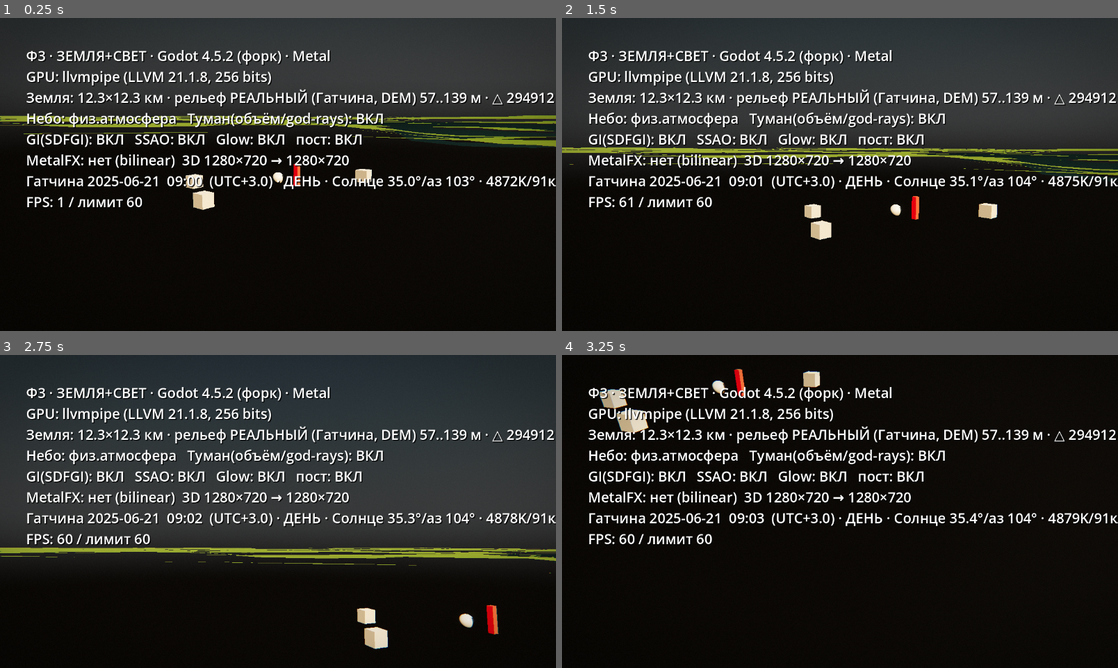
Above: before the commit, frames 1-4 (two rows, left to right).
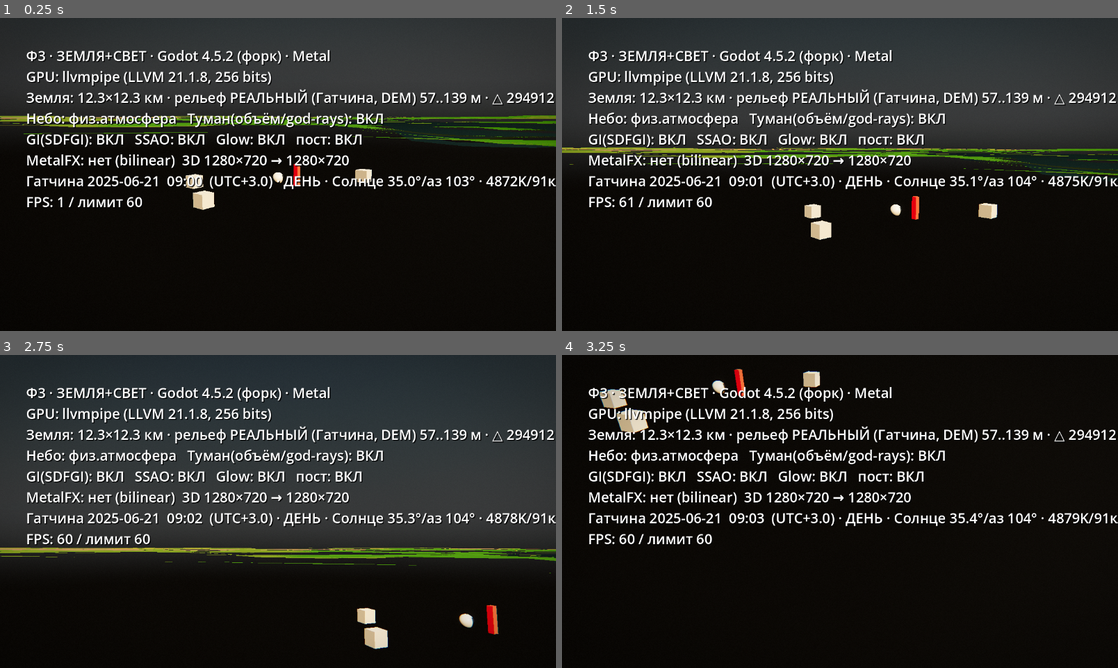
Above: after the commit, the same moments.

Repository: B760m670/mmorpg3dnew
Game: Godot game, scene res://scenes/light_stage.tscn
The game is run twice, just before and just after one commit, with the same random seed, the same clock (stepped at 60 frames per second) and the same inputs.
Inputs (mouse positions are in pixels of both pictures, inside the frame that each line leads up to):
- Up to frame 1 (0.25 s): no input
- Up to frame 2 (1.5 s): move the mouse to (962, 158) at 0.52 s; click (962, 158) at 0.67 s; drag from (728, 190) to (812, 237) at 1.27 s
- Up to frame 3 (2.75 s): tap Enter at 2 s; move the mouse to (333, 442) at 2.02 s; click (333, 442) at 2.17 s
- Up to frame 4 (3.25 s): drag from (812, 574) to (673, 464) at 2.77 s

The runs differ from the first frame. In frame 1, 1.4% of the frame differs, in the area x 0-100%, y 31-42%; in frame 2, 1.3%; in frame 3, 1.2%; in frame 4, nothing differs.

Commit message:
Шаг 2 генплана: поверхность красится по РЕАЛЬНЫМ зонам землепользования
tools/build_zonemap.py: растеризация data/real/landuse.json + вода в карту
классов 1024² (12 м/пиксель): луг/парк/лес/поля/город/вода. Доли по
территории: парк 8.6%, поля 12.4%, город 10.9%, вода 1.2%.

terrain.gdshader: тон поверхности по зоне (выборка zone_tex по мировым XZ,
стохастическое размытие границ ±7 м — без резких швов), вершинный COLOR
теперь несёт атрибуты рельефа (крутизна/низина/шум), из них — грунт на
склонах, сырость в низинах, пятнистость. terrain.gd грузит карту зон в R8.

Известное: лес Зверинца в land_use отсутствует (он в слое land_cover
Overture) — дotяну следующим заходом; настоящие PBR-текстуры лягут поверх
этой же карты зон. Проверка тонов — на устройстве (стенд темнит).

Co-Authored-By: Claude Fable 5 <noreply@anthropic.com>
Claude-Session: https://claude.ai/code/session_011pJt8xA6v8KEwtPnSYGg9D

Diff:
--- a/game2/scripts/world/terrain.gd
+++ b/game2/scripts/world/terrain.gd
@@ -146,26 +146,35 @@
 			tri_count += 2
 	return st.commit()
 
-## цвет земли по склону и НАСТОЯЩЕЙ высоте: трава на пологом, грунт на склонах,
-## сырой тёмный в низинах (озёрные котловины реального рельефа)
+## атрибуты рельефа в вершинном COLOR: r=крутизна, g=низина(сырость), b=шум.
+## Итоговый цвет собирает террейн-шейдер: тон зоны (реальное землепользование)
+## + эти атрибуты.
 func _ground_color(x: float, z: float, y: float, n: Vector3) -> Color:
-	var grass := Color(0.24, 0.32, 0.14)
-	var earth := Color(0.32, 0.25, 0.16)
-	var wet := Color(0.15, 0.18, 0.15)
 	var slope := clampf((1.0 - n.y) * 3.5, 0.0, 1.0)
-	var col := grass.lerp(earth, slope)
 	var v := _ridge.get_noise_2d(x * 0.7, z * 0.7) * 0.5 + 0.5
-	col = col.lerp(col.darkened(0.18), v * 0.5)
+	var lowland := 0.0
 	if real_dem:
 		var habs := y + _h_ref
-		var lowland := clampf((abs_min + 6.0 - habs) / 6.0, 0.0, 1.0)
-		col = col.lerp(wet, lowland * 0.8)
-	return col
+		lowland = clampf((abs_min + 6.0 - habs) / 6.0, 0.0, 1.0)
+	return Color(slope, lowland, v)
+
+const ZONES_PATH := "res://assets/dem/zones_1024.bin"
+const ZONES_N := 1024
 
 func _ground_material() -> ShaderMaterial:
-	# террейн-шейдер: диффуз без зеркалки (не бликует у горизонта), цвет из вершин
+	# террейн-шейдер: зоны реального землепользования + атрибуты рельефа
 	var m := ShaderMaterial.new()
 	m.shader = load("res://shaders/world/terrain.gdshader")
+	var f := FileAccess.open(ZONES_PATH, FileAccess.READ)
+	if f != null:
+		var bytes := f.get_buffer(ZONES_N * ZONES_N)
+		var img := Image.create_from_data(ZONES_N, ZONES_N, false, Image.FORMAT_R8, bytes)
+		m.set_shader_parameter("zone_tex", ImageTexture.create_from_image(img))
+	else:
+		push_warning("[terrain] нет карты зон (%s) — вся земля будет лугом" % ZONES_PATH)
+		var img1 := Image.create(4, 4, false, Image.FORMAT_R8)
+		m.set_shader_parameter("zone_tex", ImageTexture.create_from_image(img1))
+	m.set_shader_parameter("zone_size_m", world_size_m)
 	return m
 
 func report() -> Dictionary:
--- a/game2/shaders/world/terrain.gdshader
+++ b/game2/shaders/world/terrain.gdshader
@@ -1,27 +1,57 @@
 shader_type spatial;
-// Террейн-материал (основа Ф3.3). Диффуз без зеркалки. Цвет из вершинного COLOR.
-// Ключевое: с расстоянием СГЛАЖИВАЕМ нормаль к вертикали — дальний рельеф на
-// скользящем угле перестаёт «мерцать» яркими гранями (нормаль-алиасинг),
-// уходит белая кайма у горизонта. Дёшево, без геометрического LOD.
+// Террейн-материал, шаг 2 генплана: поверхность красится по РЕАЛЬНЫМ зонам
+// землепользования (zone_tex из data/real: луг/парк/лес/поля/город/вода).
+// Вершинный COLOR несёт атрибуты рельефа: r=крутизна, g=низина(сырость), b=шум.
+// Диффуз без зеркалки (нет белой каймы у горизонта). С расстоянием нормаль
+// сглаживается к вертикали — дальний рельеф не мерцает гранями.
+// Зоны пока тонируют базовый цвет; настоящие PBR-наборы текстур лягут поверх
+// этой же карты зон следующим этапом.
 render_mode diffuse_burley, specular_disabled, cull_back;
 
+uniform sampler2D zone_tex : filter_nearest;
+uniform float zone_size_m = 12288.0;
 uniform float flatten_near = 120.0;
 uniform float flatten_far = 900.0;
 
-varying vec3 v_col;
+varying vec3 v_attr;
 varying vec3 v_wnormal;
+varying vec3 v_wpos;
 
 void vertex() {
-	v_col = COLOR.rgb;
+	v_attr = COLOR.rgb;
 	v_wnormal = normalize((MODEL_MATRIX * vec4(NORMAL, 0.0)).xyz);
+	v_wpos = (MODEL_MATRIX * vec4(VERTEX, 1.0)).xyz;
+}
+
+float hash12(vec2 p) {
+	p = fract(p * vec2(0.1031, 0.1030));
+	p += dot(p, p.yx + 33.33);
+	return fract((p.x + p.y) * p.x);
+}
+
+vec3 zone_tint(int z) {
+	if (z == 1) return vec3(0.150, 0.310, 0.095);   // парк: сочная зелень
+	if (z == 2) return vec3(0.080, 0.185, 0.075);   // лес: тёмная хвоя
+	if (z == 3) return vec3(0.400, 0.345, 0.135);   // поля: соломенный
+	if (z == 4) return vec3(0.330, 0.290, 0.235);   // город: пыльный грунт
+	if (z == 5) return vec3(0.100, 0.140, 0.120);   // берег/дно: тёмный сырой
+	return vec3(0.225, 0.315, 0.120);               // луг
 }
 
 void fragment() {
-	ALBEDO = v_col;
+	vec2 uv = (v_wpos.xz + vec2(zone_size_m * 0.5)) / zone_size_m;
+	// стохастическое размытие границ зон (~±7 м), чтобы не было резких швов
+	vec2 j = (vec2(hash12(v_wpos.xz * 0.37), hash12(v_wpos.xz * 0.53 + 7.0)) - 0.5)
+		* (14.0 / zone_size_m);
+	int z = int(texture(zone_tex, clamp(uv + j, 0.0, 1.0)).r * 255.0 + 0.5);
+	vec3 col = zone_tint(z);
+	col = mix(col, vec3(0.32, 0.25, 0.16), v_attr.r);          // склоны — грунт
+	col = mix(col, vec3(0.15, 0.18, 0.15), v_attr.g * 0.8);    // низины — сырость
+	col *= 1.0 - 0.18 * v_attr.b;                               // пятнистость
+	ALBEDO = col;
 	ROUGHNESS = 1.0;
 	METALLIC = 0.0;
 	SPECULAR = 0.0;
-	// расстояние до камеры (view-space глубина)
 	float dist = length(VERTEX);
 	float f = smoothstep(flatten_near, flatten_far, dist);
 	vec3 wn = normalize(mix(v_wnormal, vec3(0.0, 1.0, 0.0), f));
Binary file added: game2/assets/dem/zones_1024.bin
Not shown, added: tools/build_zonemap.py
